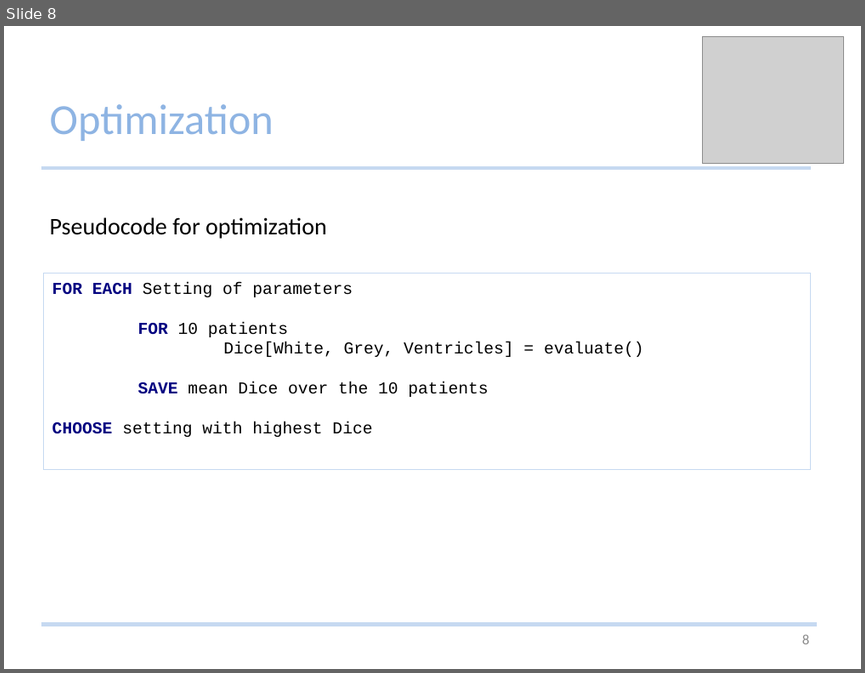
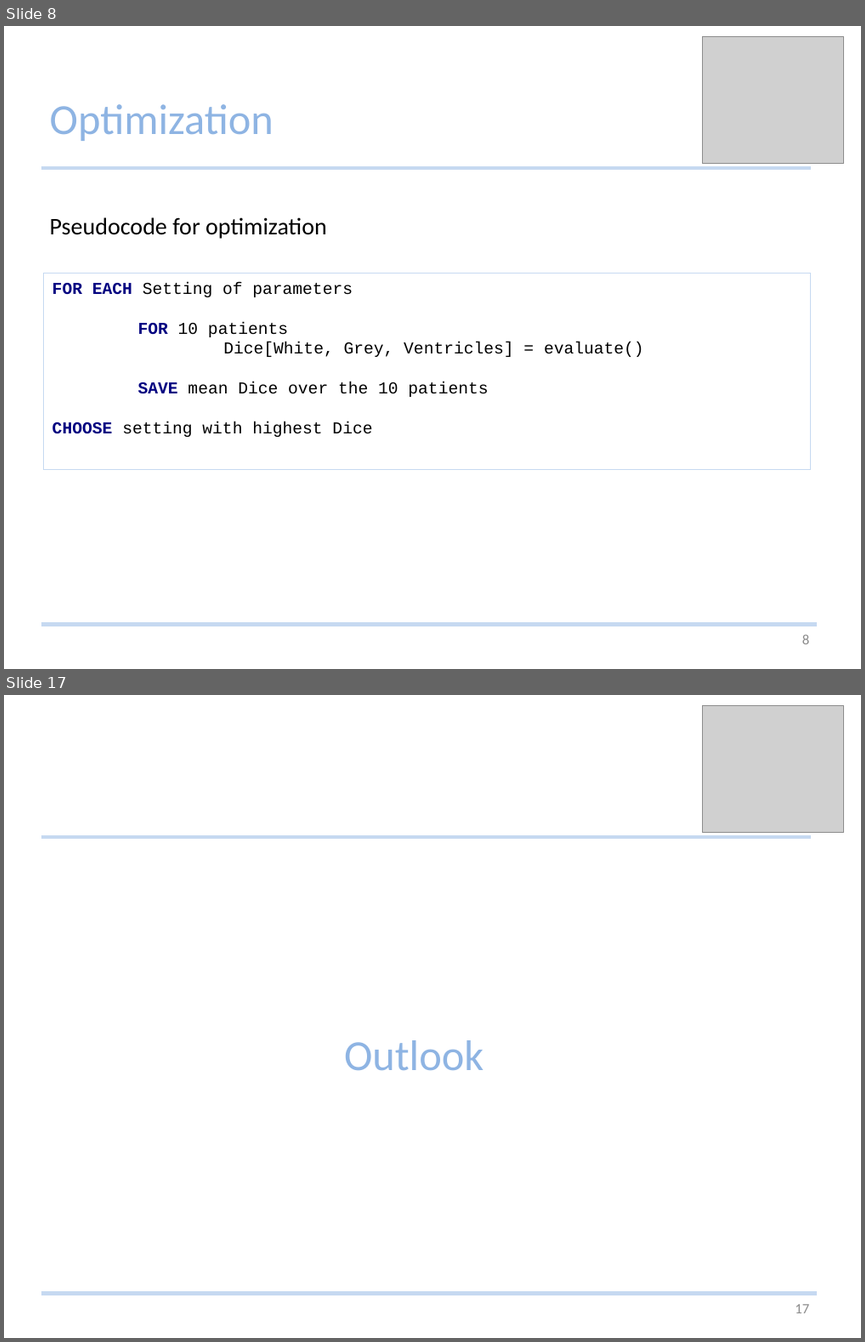
Before and after one commit to Studijacob/MIALab, a slide deck: wd/Documentation/MIALab presentation.pptx. Shown one above the other, each under a label of ours: slide 8 before the commit, slides 8 and 17 after it; the slides between them are not shown. The pictures are 865x673 and 865x1342 pixels, drawn with LibreOffice and Linux fonts; fonts in the diff are those of the drawing; grey boxes stand for pictures. Boxes give left, top, right and bottom in pixels: in the first picture for what was removed or moved away, otherwise in the second. Text is boxed around its words. In the diff, an @@ line names an element or a change of style, - is before the commit and + after.

```diff
--- a/wd/Documentation/MIALab presentation.pptx
+++ b/wd/Documentation/MIALab presentation.pptx
@@ slide 17 added at [4,695,861,1338], background #FFFFFF @@
@@ picture added at [703,706,844,833] @@
@@ line added from (41, 836) to (811, 836), #C6D9F1 3 pt @@
@@ text added at [344,1040,483,1070], 36 pt, text #8EB4E3 @@
+Outlook
@@ line added from (41, 1293) to (817, 1293), #C6D9F1 3 pt @@
@@ page number added at [794,1304,809,1313], 12 pt, text #8C8C8C @@
+17
```
Also in this commit, not shown: 12 slides changed, 5 other slides added, 1 slide removed.
